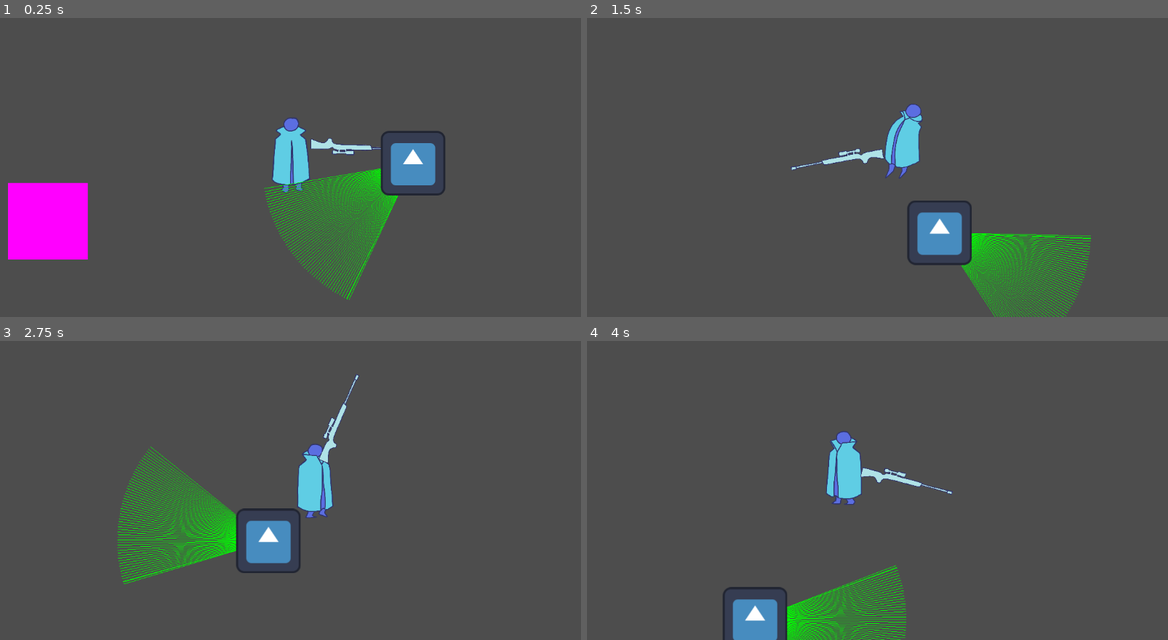
Above: before the commit, frames 1-4 (two rows, left to right).
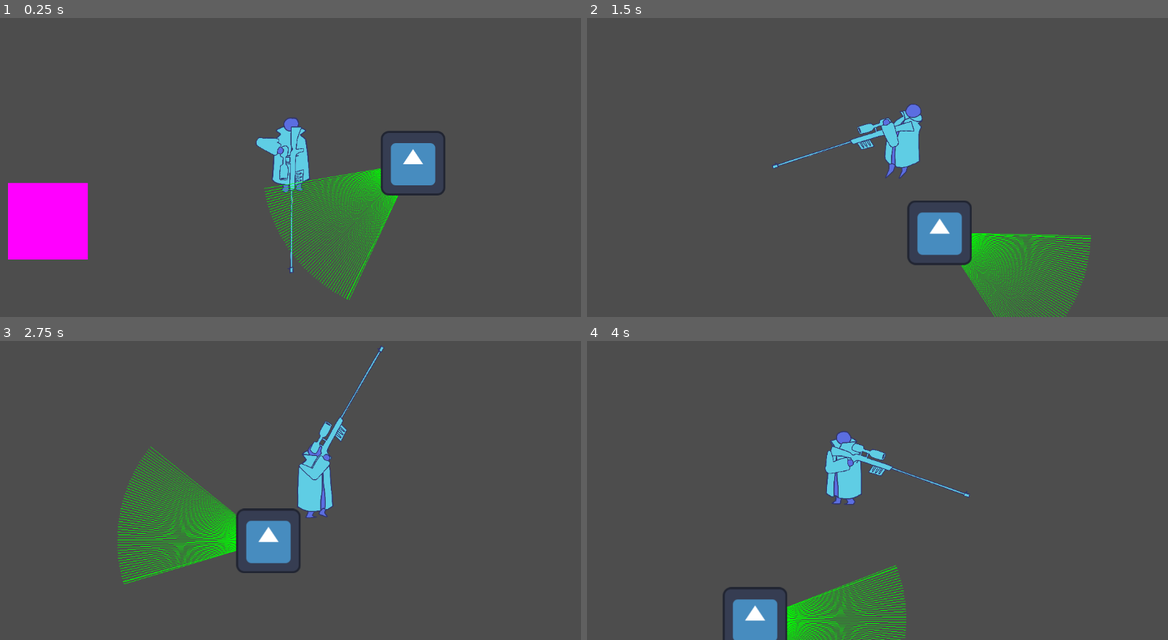
Above: after the commit, the same moments.

Repository: lonelyfloat/brackeys2025
Game: Godot game, scene res://basicTestScene.tscn
The game is run twice, just before and just after one commit, with the same random seed, the same clock (stepped at 60 frames per second) and the same inputs. The engine's default icon, where the game draws it, is replaced by a stand-in: a white triangle on a blue panel in a dark square.
Inputs (mouse positions are in pixels of both pictures, inside the frame that each line leads up to):
- Up to frame 1 (0.25 s): no input
- Up to frame 2 (1.5 s): move the mouse to (1005, 137) at 0.52 s; hold Right (ui_right) 0.53-1.28 s; move the mouse to (761, 170) at 1.27 s; hold Down (ui_down) from 1.28 s (still down)
- Up to frame 3 (2.75 s): move the mouse to (348, 403) at 2.02 s; release Down (ui_down) at 2.03 s; hold Right (ui_right) from 2.03 s (still down)
- Up to frame 4 (4 s): move the mouse to (848, 541) at 2.77 s; release Right (ui_right) at 2.78 s; hold Up (ui_up) 2.78-3.53 s; move the mouse to (1051, 526) at 3.52 s; hold Left (ui_left) from 3.53 s (still down)

The runs differ from the first frame. In frame 1, 0.8% of the frame differs, in the area x 44-66%, y 36-86%; in frame 2, 0.9%, in the area x 31-57%, y 33-51%; in frame 3, 0.7%; in frame 4, 0.9%.

Commit message:
some dits

Diff:
--- a/Player.tscn
+++ b/Player.tscn
@@ -1,9 +1,13 @@
-[gd_scene load_steps=35 format=3 uid="uid://b82xyl2dqnwky"]
+[gd_scene load_steps=41 format=3 uid="uid://b82xyl2dqnwky"]
 
 [ext_resource type="Script" path="res://player.gd" id="1_xki20"]
-[ext_resource type="Texture2D" uid="uid://d2sjfw4jj2jjt" path="res://Spritesheet.png" id="2_sbp8o"]
+[ext_resource type="Texture2D" uid="uid://d2sjfw4jj2jjt" path="res://playerArt/Spritesheet.png" id="2_sbp8o"]
 [ext_resource type="Script" path="res://sniber.gd" id="3_3my5u"]
-[ext_resource type="Texture2D" uid="uid://bsvn44hrrfjb0" path="res://sniber.png" id="3_npura"]
+[ext_resource type="Texture2D" uid="uid://ddvp0cxohsmto" path="res://playerArt/sniber.png" id="3_npura"]
+[ext_resource type="Texture2D" uid="uid://dbd6w1c4rb3mc" path="res://playerArt/armBottomFill.png" id="5_q1ls1"]
+[ext_resource type="Texture2D" uid="uid://bwxn12sct6yha" path="res://playerArt/armBottomShadow.png" id="6_h0onb"]
+[ext_resource type="Texture2D" uid="uid://cwrwaqosa7mev" path="res://playerArt/armTopFill.png" id="7_f2mqu"]
+[ext_resource type="Texture2D" uid="uid://bys7da5upbuyw" path="res://playerArt/armTopShadow.png" id="8_i75nq"]
 
 [sub_resource type="AtlasTexture" id="AtlasTexture_nwfhp"]
 atlas = ExtResource("2_sbp8o")
@@ -263,6 +267,19 @@
 radius = 24.5
 height = 140.0
 
+[sub_resource type="SkeletonModification2DTwoBoneIK" id="SkeletonModification2DTwoBoneIK_2fhim"]
+target_nodepath = NodePath("../../SniberAnchor/handTarget")
+flip_bend_direction = true
+joint_one_bone_idx = 0
+joint_one_bone2d_node = NodePath("UpperArm")
+joint_two_bone_idx = 1
+joint_two_bone2d_node = NodePath("UpperArm/lowerArm")
+
+[sub_resource type="SkeletonModificationStack2D" id="SkeletonModificationStack2D_7wpnc"]
+enabled = true
+modification_count = 1
+modifications/0 = SubResource("SkeletonModification2DTwoBoneIK_2fhim")
+
 [node name="Player" type="CharacterBody2D" groups=["Player"]]
 motion_mode = 1
 script = ExtResource("1_xki20")
@@ -270,7 +287,7 @@
 [node name="AnimatedSprite2D" type="AnimatedSprite2D" parent="."]
 scale = Vector2(0.3, 0.3)
 sprite_frames = SubResource("SpriteFrames_326wc")
-animation = &"knockedR"
+animation = &"idleF"
 
 [node name="CollisionShape2D" type="CollisionShape2D" parent="."]
 shape = SubResource("CapsuleShape2D_1jg3a")
@@ -281,9 +298,73 @@
 position_smoothing_speed = 3.0
 
 [node name="SniberAnchor" type="Node2D" parent="."]
+position = Vector2(0, -32)
 script = ExtResource("3_3my5u")
 
+[node name="handTarget" type="Node2D" parent="SniberAnchor"]
+position = Vector2(27.2, 15.27)
+scale = Vector2(0.15, 0.15)
+
 [node name="Sniber" type="Sprite2D" parent="SniberAnchor"]
-position = Vector2(132, -9)
-scale = Vector2(0.125, 0.119)
+position = Vector2(123.2, -0.729996)
+scale = Vector2(0.13, 0.124)
 texture = ExtResource("3_npura")
+
+[node name="armR" type="Node2D" parent="."]
+position = Vector2(-22, -23)
+scale = Vector2(0.15, 0.15)
+
+[node name="Skeleton2D" type="Skeleton2D" parent="armR"]
+position = Vector2(1, 0)
+modification_stack = SubResource("SkeletonModificationStack2D_7wpnc")
+
+[node name="UpperArm" type="Bone2D" parent="armR/Skeleton2D"]
+position = Vector2(-29, -26)
+rotation = 0.108149
+scale = Vector2(0.999974, 0.999974)
+rest = Transform2D(0.994132, 0.107936, -0.107936, 0.994132, -29, -26)
+metadata/_local_pose_override_enabled_ = true
+
+[node name="RemoteTransform2D" type="RemoteTransform2D" parent="armR/Skeleton2D/UpperArm"]
+remote_path = NodePath("../../../ArmTopFill")
+
+[node name="lowerArm" type="Bone2D" parent="armR/Skeleton2D/UpperArm"]
+position = Vector2(6, 218)
+rotation = -1.49255
+scale = Vector2(0.999927, 0.999927)
+rest = Transform2D(0.0781647, -0.996867, 0.996867, 0.0781647, 6, 218)
+auto_calculate_length_and_angle = false
+length = 309.513
+bone_angle = -186.06
+metadata/_local_pose_override_enabled_ = true
+
+[node name="RemoteTransform2D" type="RemoteTransform2D" parent="armR/Skeleton2D/UpperArm/lowerArm"]
+rotation = 1.5708
+remote_path = NodePath("../../../../ArmBottomFill")
+
+[node name="ArmTopFill" type="Sprite2D" parent="armR"]
+z_index = 1
+position = Vector2(-28, -26)
+rotation = -0.337993
+scale = Vector2(0.999963, 0.999963)
+texture = ExtResource("7_f2mqu")
+offset = Vector2(26.6666, 280)
+
+[node name="ArmTopShadow" type="Sprite2D" parent="armR/ArmTopFill"]
+z_index = -1
+position = Vector2(26.6667, 286.667)
+texture = ExtResource("8_i75nq")
+offset = Vector2(-0.333359, -5)
+
+[node name="ArmBottomFill" type="Sprite2D" parent="armR"]
+z_index = 1
+position = Vector2(49.9451, 177.669)
+rotation = -1.91958
+scale = Vector2(0.99988, 0.99988)
+texture = ExtResource("5_q1ls1")
+offset = Vector2(20, 40)
+
+[node name="ArmBottomShadow" type="Sprite2D" parent="armR/ArmBottomFill"]
+z_index = -1
+position = Vector2(20, 40)
+texture = ExtResource("6_h0onb")
Binary file removed: badAssasin.png
Renamed: Spritesheet.png -> playerArt/Spritesheet.png
Not shown, added: playerArt/Spritesheet.png.import
Binary file added: playerArt/armBottomFill.png
Not shown, added: playerArt/armBottomFill.png.import
Binary file added: playerArt/armBottomShadow.png
Not shown, changed: playerArt/armBottomShadow.png.import
Binary file added: playerArt/armTopFill.png
Not shown, changed: playerArt/armTopFill.png.import
Binary file added: playerArt/armTopShadow.png
Not shown, changed: playerArt/armTopShadow.png.import
Binary file added: playerArt/sniber.png
(and 2 more such lines)
